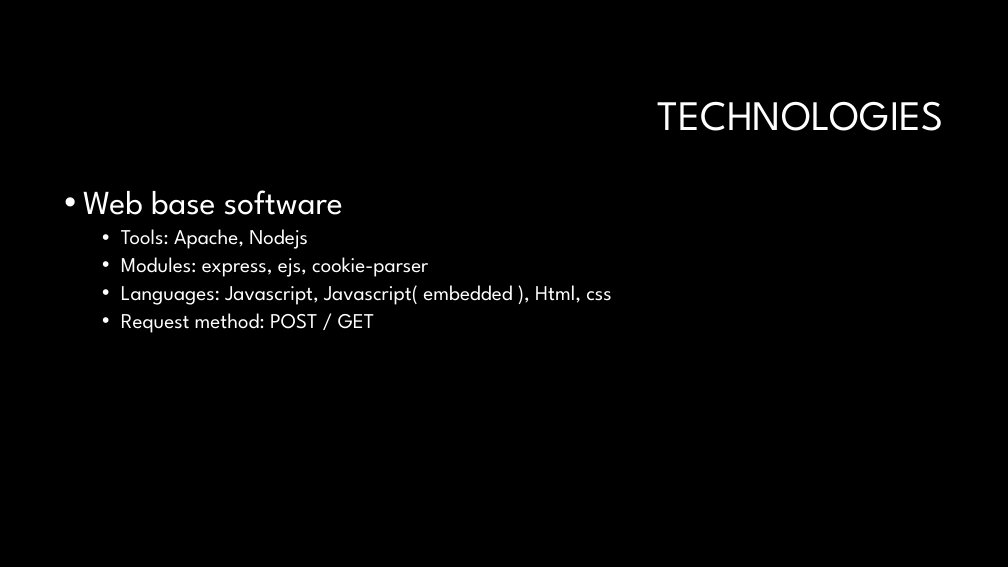
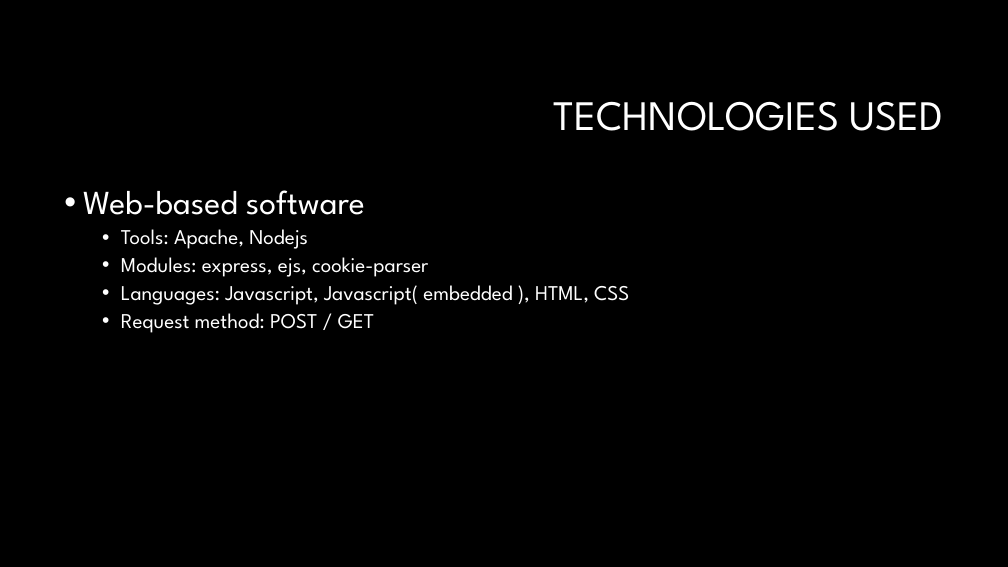
Before and after one commit to Steven-lei/Password-Generator, a slide deck: slide 9 of document/Presentation Password Generator.pptx (slide 8 before the commit). Drawn at 1008x567 pixels with LibreOffice and Linux fonts; fonts in the diff are those of the drawing; background and template pictures are left out. Boxes give left, top, right and bottom in pixels: in the first picture for what was removed or moved away, otherwise in the second. Text is boxed around its words. In the diff, an @@ line names an element or a change of style, - is before the commit and + after.

```diff
--- a/document/Presentation Password Generator.pptx
+++ b/document/Presentation Password Generator.pptx
@@ title at (x1=554, y1=101, x2=944, y2=131): text changed @@
-TECHNOLOGIES
+TECHNOLOGIES USED
@@ text at (x1=83, y1=190, x2=365, y2=215): text changed @@
-• Web base software
+• Web-based software
@@ text at (x1=121, y1=285, x2=629, y2=305): text changed @@
-  • Languages: Javascript, Javascript( embedded ), Html, css
+  • Languages: Javascript, Javascript( embedded ), HTML, CSS
```
Also in this commit, not shown: 7 other slides changed, 1 slide added, 1 other file.
